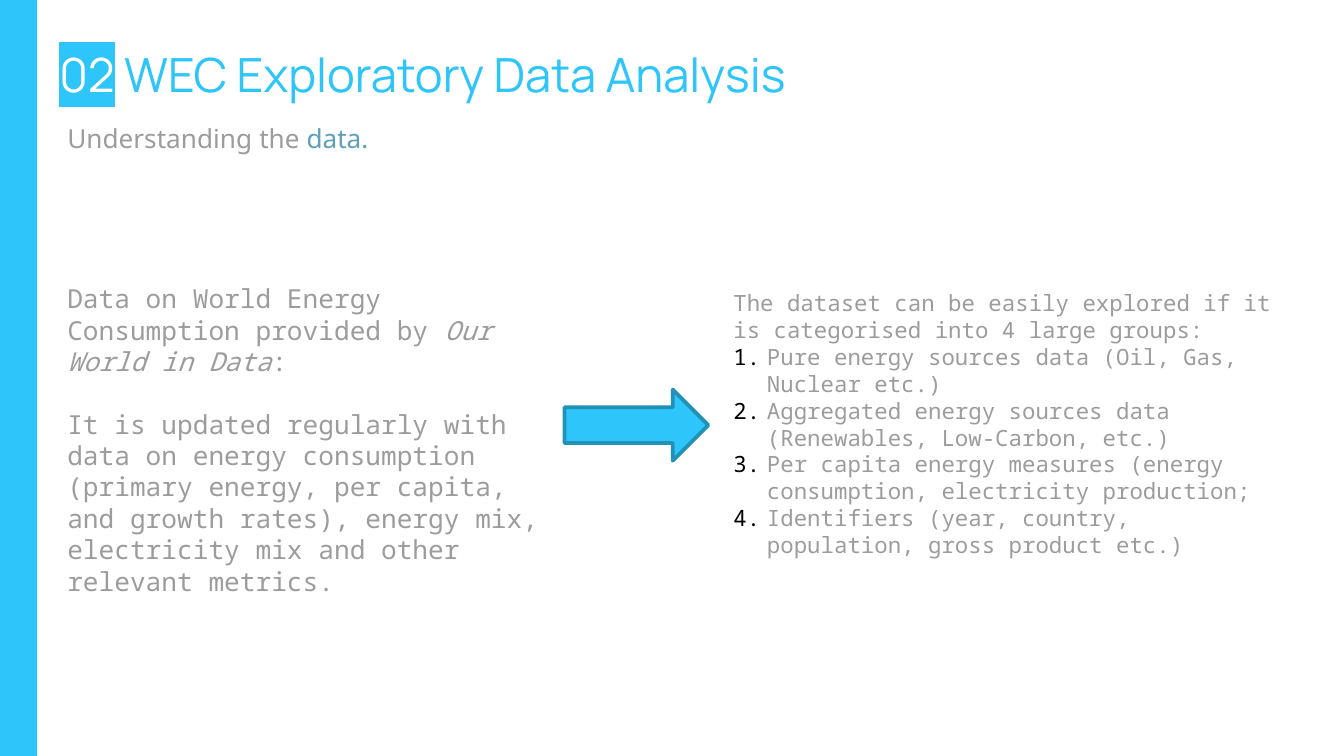
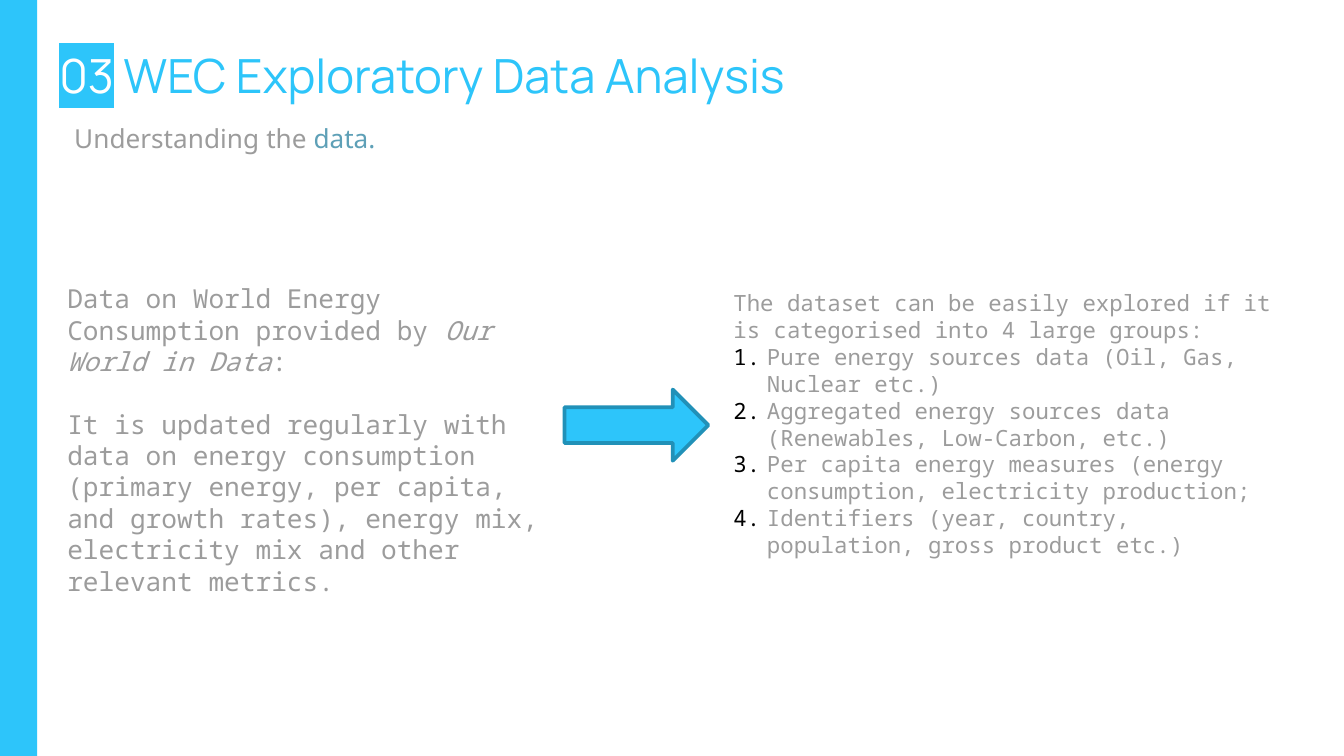
Before and after one commit to Edoardo1996/iornhack-final-project, a slide deck: slide 9 of pres/Ironhac-final-project.pptx. Drawn at 1344x756 pixels with LibreOffice and Linux fonts; fonts in the diff are those of the drawing; background and template pictures are left out. Boxes give left, top, right and bottom in pixels: in the first picture for what was removed or moved away, otherwise in the second. Text is boxed around its words. In the diff, an @@ line names an element or a change of style, - is before the commit and + after.

```diff
--- a/pres/Ironhac-final-project.pptx
+++ b/pres/Ironhac-final-project.pptx
@@ title at (59,58,785,105): text changed @@
-02 WEC Exploratory Data Analysis
+03 WEC Exploratory Data Analysis
@@ text "Understanding the data.": place and size @@
-text "Understanding the data." at (67,128,369,154)
+text "Understanding the data." at (74,128,376,154)
```
Also in this commit, not shown: 5 other slides changed, 12 slides added, 23 slides removed, 3 other files.
